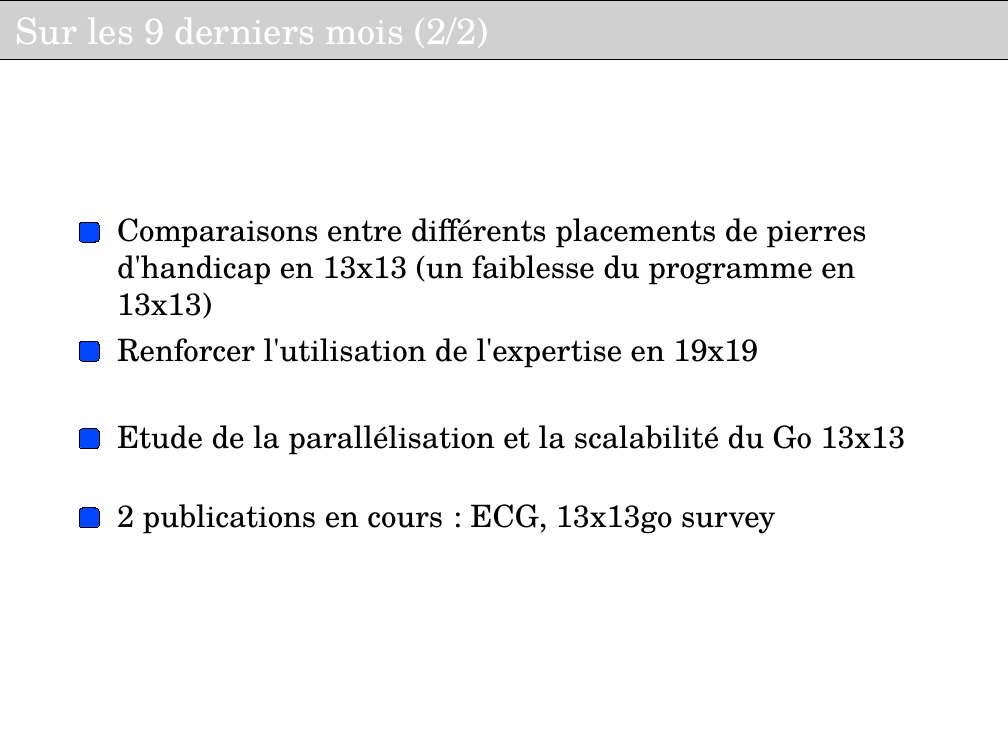
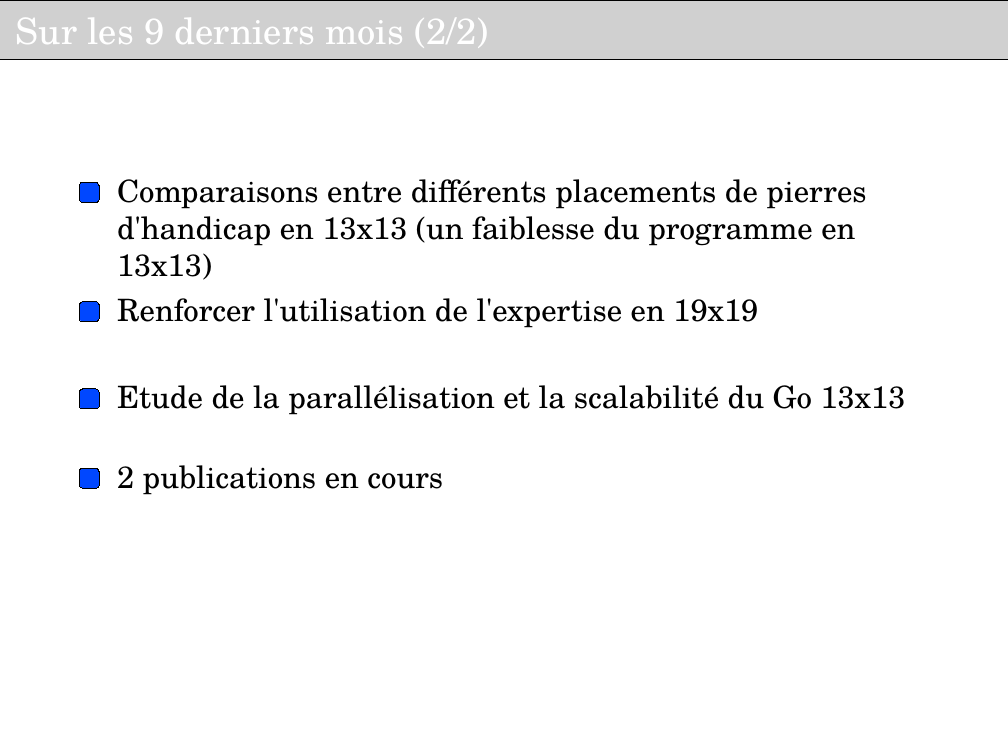
Before and after one commit to haspeleo/Android-Dev, a slide deck: slide 11 of MCTS/Soutenance_INRIA_V2.odp (slide 12 before the commit). Drawn at 1008x756 pixels with LibreOffice and Linux fonts; fonts in the diff are those of the drawing; grey boxes stand for pictures; background and template pictures are left out. Boxes give left, top, right and bottom in pixels: in the first picture for what was removed or moved away, otherwise in the second. Text is boxed around its words. In the diff, an @@ line names an element or a change of style, - is before the commit and + after.

Commit message:
final slides

```diff
--- a/MCTS/Soutenance_INRIA_V2.odp
+++ b/MCTS/Soutenance_INRIA_V2.odp
@@ 4 rounded rectangles, 3 texts: place and size @@
-4 rounded rectangles, 3 texts at [80, 218, 906, 528]
+4 rounded rectangles, 3 texts at [80, 179, 906, 489]
@@ text at [117, 465, 443, 495]: text changed @@
-2 publications en cours : ECG, 13x13go survey
+2 publications en cours
```
Also in this commit, not shown: 5 other slides changed, 4 slides added, 4 slides removed, 1 other file.
